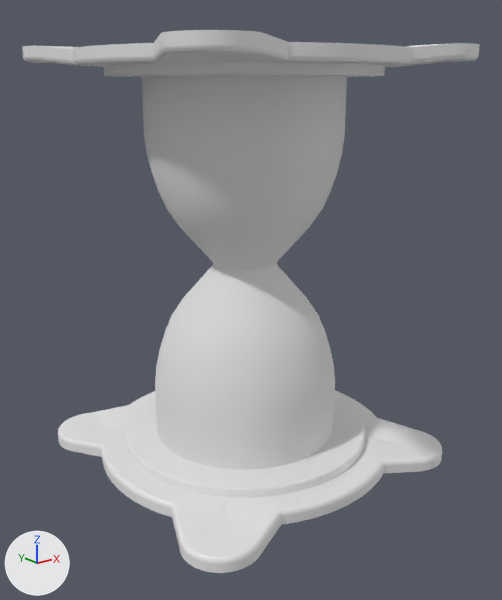
What one commit did to the FBX model Source/KaroTestGUI/KaroXNA/KaroXNAContent/hourglass.FBX.
Camera for both pictures: a 50 mm camera at (-0.0714, -0.091, 0.0302) aimed at (-0.0004, -0.0022, -0.0053). Lighting does not change. The marker at lower left points along +X, +Y and +Z. Where no turn or scale is listed for an object, it has been applied to the vertices.

The first picture shows '01staklo', '03postolje'.
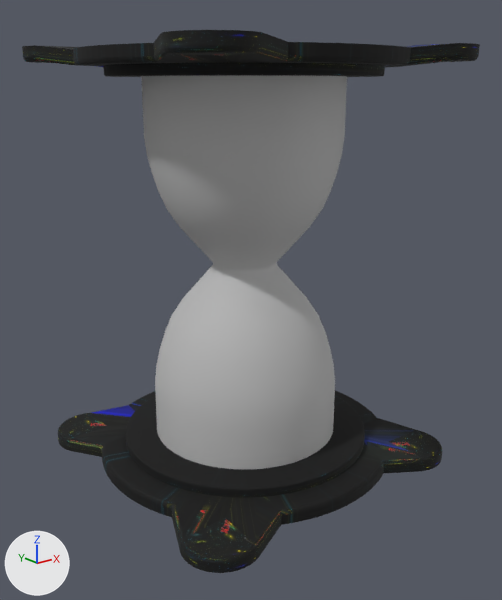
Where the change shows, as pixel boxes [x1, y1, x2, y2] in the pictures (502 x 600 px):
```json
{"object": "01staklo", "change": "recoloured", "before": [141, 76, 347, 469], "after": [141, 76, 347, 469]}
{"object": "03postolje", "change": "recoloured", "before": [22, 30, 480, 573], "after": [22, 30, 480, 573], "on screen": "white to black"}
```

The change, as JSON lines over the scene's bpy script:
```json
{"op": "add", "block": "img_koppijnkaro_jpg", "code": ["img_koppijnkaro_jpg = load_image('koppijnkaro.jpg', '_unpacked/koppijnkaro.jpg', 1600, 800, 'sRGB')"]}
{"op": "add", "block": "mat_07___default", "code": ["mat_07___default = principled_material('07 - Default')", "mat_07___default.base_color = (0.5, 0.5, 0.5)  # grey #bcbcbc", "mat_07___default.roughness = 0.717"]}
{"op": "add", "block": "mat_08___default", "code": ["mat_08___default = principled_material('08 - Default')", "mat_08___default.texture = img_koppijnkaro_jpg", "mat_08___default.roughness = 0.859"]}
{"block": "me_mesh_002", "where": "me_mesh_002.from_pydata(...)  # 4132 vertices, 8256 faces; spans x -0.0269..0.0269, y -0.0269..0.0269, z -0.0349..0.0349"}
{"op": "add", "block": "me_mesh_002", "code": "me_mesh_002.materials.append(mat_08___default)  # picture img_koppijnkaro_jpg"}
{"block": "me_mesh", "where": "me_mesh.from_pydata(...)  # 4608 vertices, 4608 faces; spans x -0.0161..0.0161, y -0.0161..0.0161, z -0.0304..0.0304"}
{"op": "remove", "block": "me_mesh", "code": "me_mesh.materials.append(mat_01___staklo)  # light grey #e1e1e1"}
{"op": "add", "block": "me_mesh", "code": "me_mesh.materials.append(mat_07___default)  # grey #bcbcbc"}
```
